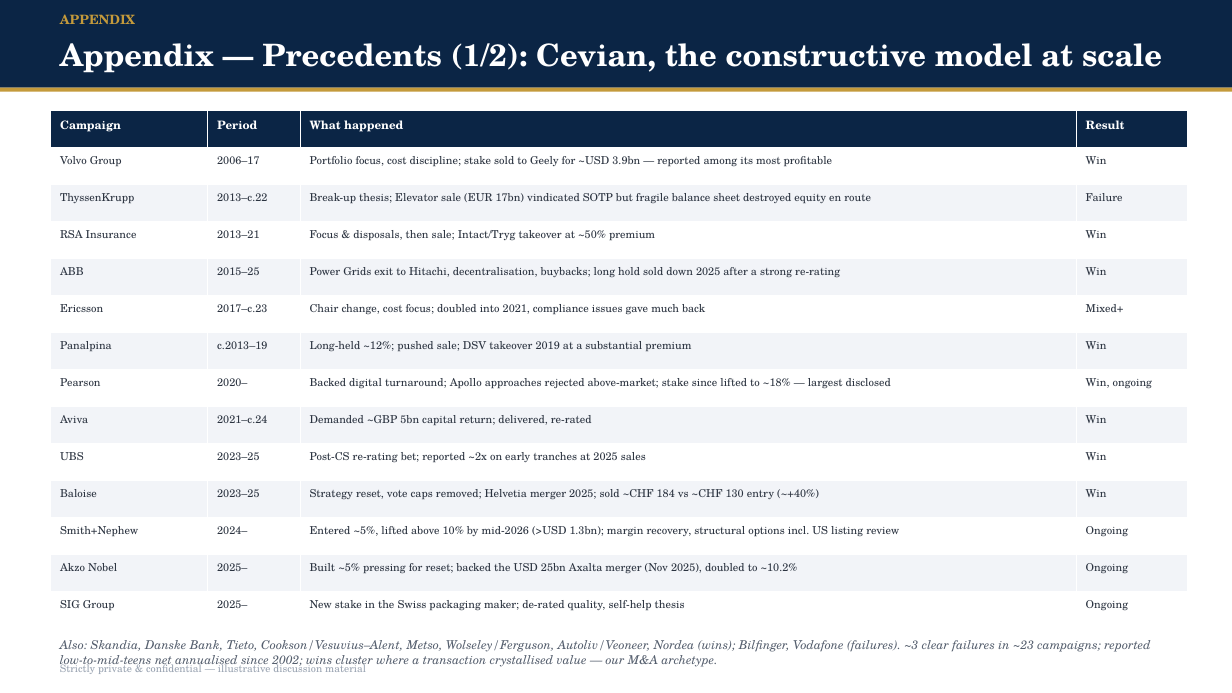
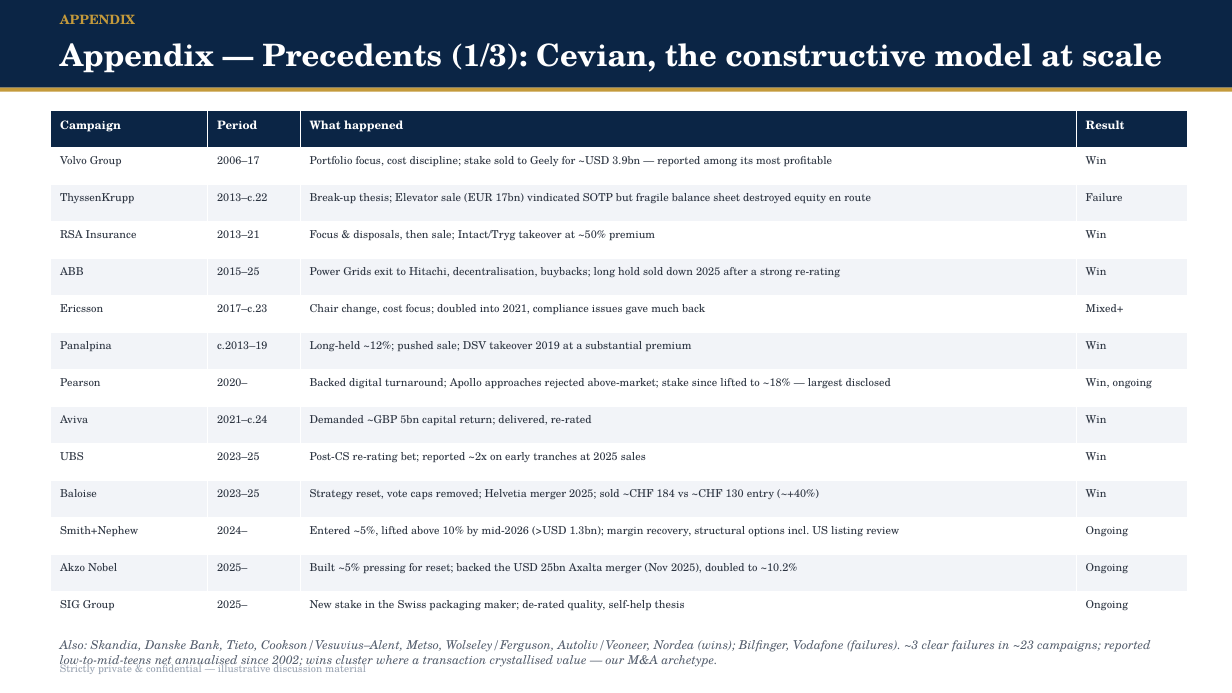
Before and after one commit to knutnyman/knutnyman, a slide deck: slide 17 of nordic-capital-activism-pitch/Nordic_Capital_Engaged_Equities_Deck.pptx. Drawn at 1232x693 pixels with LibreOffice and Linux fonts; fonts in the diff are those of the drawing. Boxes give left, top, right and bottom in pixels: in the first picture for what was removed or moved away, otherwise in the second. Text is boxed around its words. In the diff, an @@ line names an element or a change of style, - is before the commit and + after.

```diff
--- a/nordic-capital-activism-pitch/Nordic_Capital_Engaged_Equities_Deck.pptx
+++ b/nordic-capital-activism-pitch/Nordic_Capital_Engaged_Equities_Deck.pptx
@@ text at (60, 43, 1162, 73): text changed @@
-Appendix — Precedents (1/2): Cevian, the constructive model at scale
+Appendix — Precedents (1/3): Cevian, the constructive model at scale
```
Also in this commit, not shown: 1 other slide changed, 1 slide added, 3 other files.
